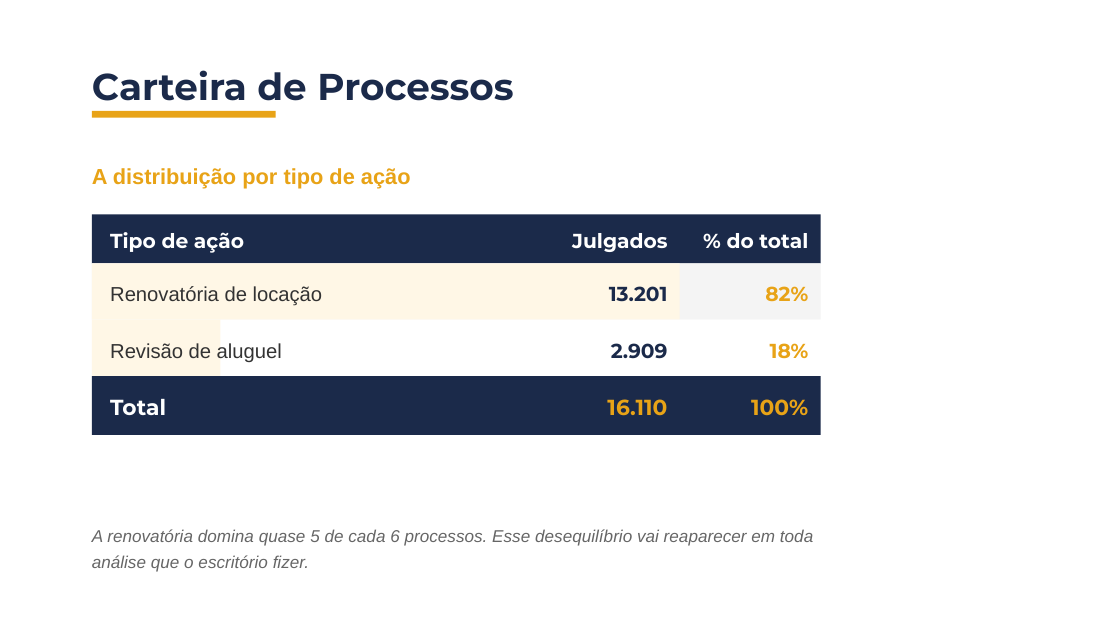
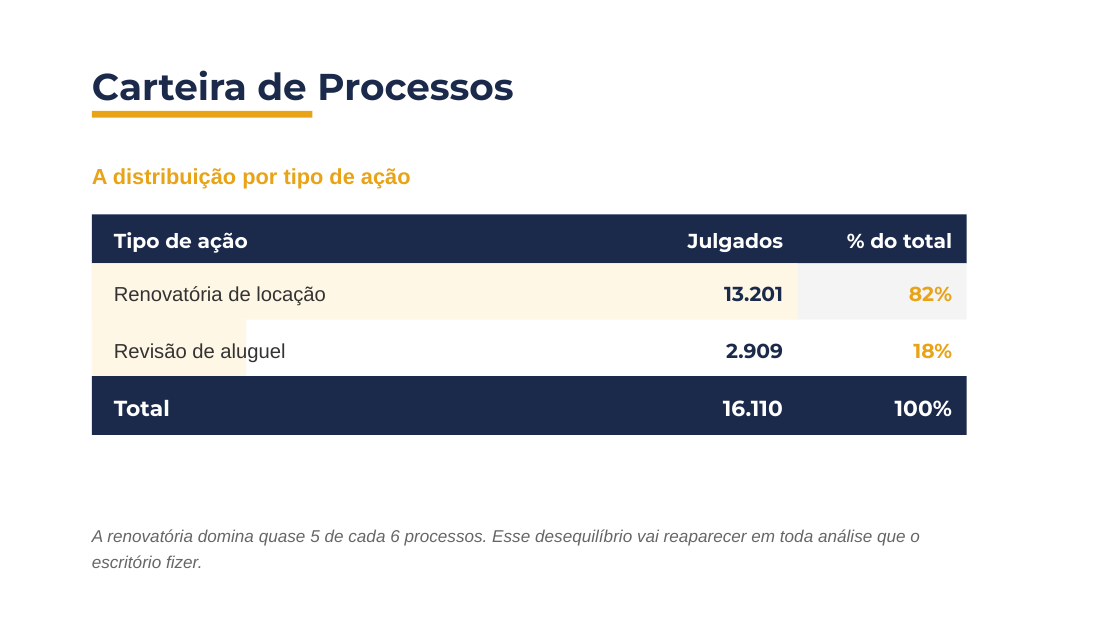
Before and after one commit to BrunoDaleffi/ibmec, a slide deck: slide 15 of jurimetria/aulas/aula_01/slides/aula1_bloco1_jurimetria.pptx. Drawn at 1120x630 pixels with LibreOffice and Linux fonts; fonts in the diff are those of the drawing; background and template pictures are left out. Boxes give left, top, right and bottom in pixels: in the first picture for what was removed or moved away, otherwise in the second. Text is boxed around its words. In the diff, an @@ line names an element or a change of style, - is before the commit and + after.

Commit message:
feat: refine content rules and design system for slide presentations
Updated content-rules.md to include new guidelines on fidelity to the course plan and the introduction of mini-cases before formalization. Enhanced design-system.md with detailed specifications for visual elements, including mandatory color combinations and card designs. Adjusted layout-canonical.md to clarify the canonical layout requirements and spacing rules between elements. Improved pedagogical structure documentation to emphasize the exact number of slides per block and the sequence of content.

This commit aims to ensure consistency and clarity in the presentation materials for the Jurimetria course.

```diff
--- a/jurimetria/aulas/aula_01/slides/aula1_bloco1_jurimetria.pptx
+++ b/jurimetria/aulas/aula_01/slides/aula1_bloco1_jurimetria.pptx
@@ rectangle: place and size @@
-rectangle at box(92, 111, 276, 118)
+rectangle at box(92, 111, 312, 118)
@@ rectangle: place and size @@
-rectangle at box(92, 214, 821, 263)
+rectangle at box(92, 214, 967, 263)
@@ text "Tipo de ação": place and size @@
-text "Tipo de ação" at box(110, 232, 244, 253)
+text "Tipo de ação" at box(114, 232, 248, 253)
@@ text "Julgados": place and size @@
-text "Julgados" at box(572, 233, 667, 252)
+text "Julgados" at box(688, 233, 783, 252)
@@ text "% do total": place and size @@
-text "% do total" at box(727, 233, 808, 248)
+text "% do total" at box(870, 233, 952, 248)
@@ rectangle: place and size @@
-rectangle at box(92, 263, 680, 319)
+rectangle at box(92, 263, 797, 319)
@@ rectangle: place and size @@
-rectangle at box(92, 263, 821, 319)
+rectangle at box(92, 263, 967, 319)
@@ text "Renovatória de locação": place and size @@
-text "Renovatória de locação" at box(110, 286, 323, 306)
+text "Renovatória de locação" at box(114, 286, 326, 306)
@@ text "13.201": place and size @@
-text "13.201" at box(609, 286, 668, 302)
+text "13.201" at box(724, 286, 783, 302)
@@ text "82%": place and size @@
-text "82%" at box(765, 286, 808, 302)
+text "82%" at box(909, 286, 952, 302)
@@ rectangle: place and size @@
-rectangle at box(92, 319, 221, 375)
+rectangle at box(92, 319, 246, 375)
@@ rectangle: place and size @@
-rectangle at box(92, 319, 821, 375)
+rectangle at box(92, 319, 967, 375)
@@ text "Revisão de aluguel": place and size @@
-text "Revisão de aluguel" at box(110, 343, 282, 362)
+text "Revisão de aluguel" at box(114, 343, 285, 362)
@@ text "2.909": place and size @@
-text "2.909" at box(611, 343, 668, 359)
+text "2.909" at box(726, 343, 783, 359)
@@ text "18%": place and size @@
-text "18%" at box(770, 343, 809, 359)
+text "18%" at box(913, 343, 952, 359)
@@ rectangle: place and size @@
-rectangle at box(92, 376, 821, 435)
+rectangle at box(92, 376, 967, 435)
@@ text "Total": place and size @@
-text "Total" at box(110, 399, 166, 415)
+text "Total" at box(114, 400, 170, 416)
@@ text "16.110": place and size @@
-text "16.110" at box(607, 399, 667, 416)
+text "16.110" at box(723, 400, 783, 417)
@@ text "16.110" at box(723, 400, 783, 417): text colour #E8A317 to #FFFFFF @@
@@ text "100%" at box(895, 400, 952, 417): text colour #E8A317 to #FFFFFF @@
@@ text "100%": place and size @@
-text "100%" at box(751, 399, 808, 416)
+text "100%" at box(895, 400, 952, 417)
@@ text "A renovatória domina quase 5 ..." rewrapped from box(92, 529, 813, 572) to box(92, 529, 920, 568) @@
```
Also in this commit, not shown: 40 other slides changed, 11 other files.
